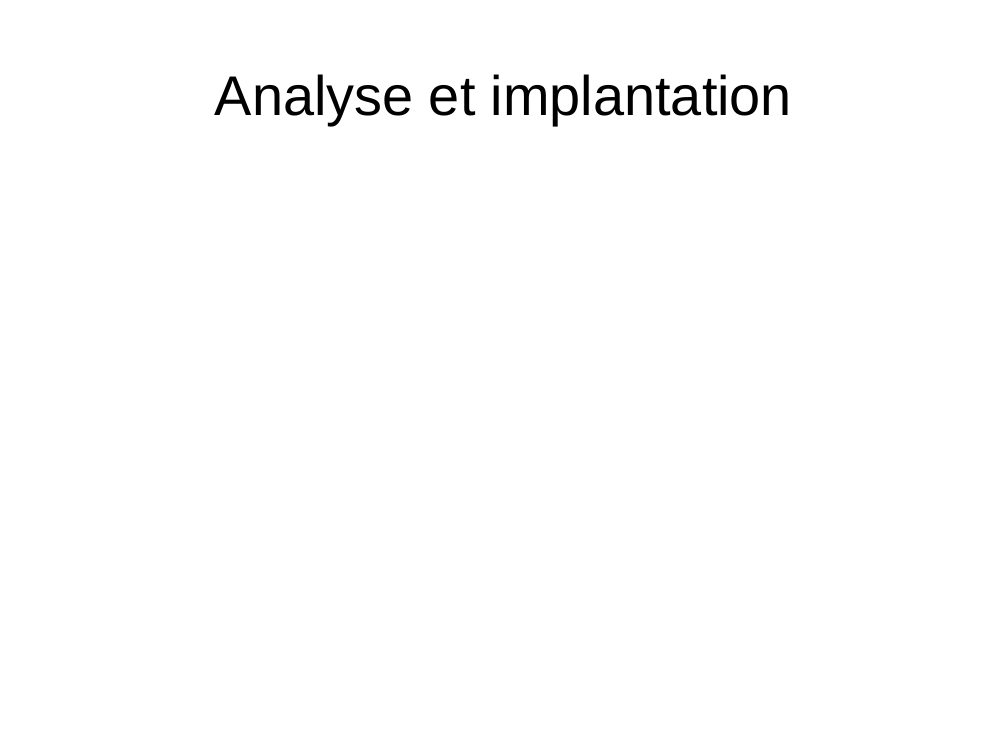
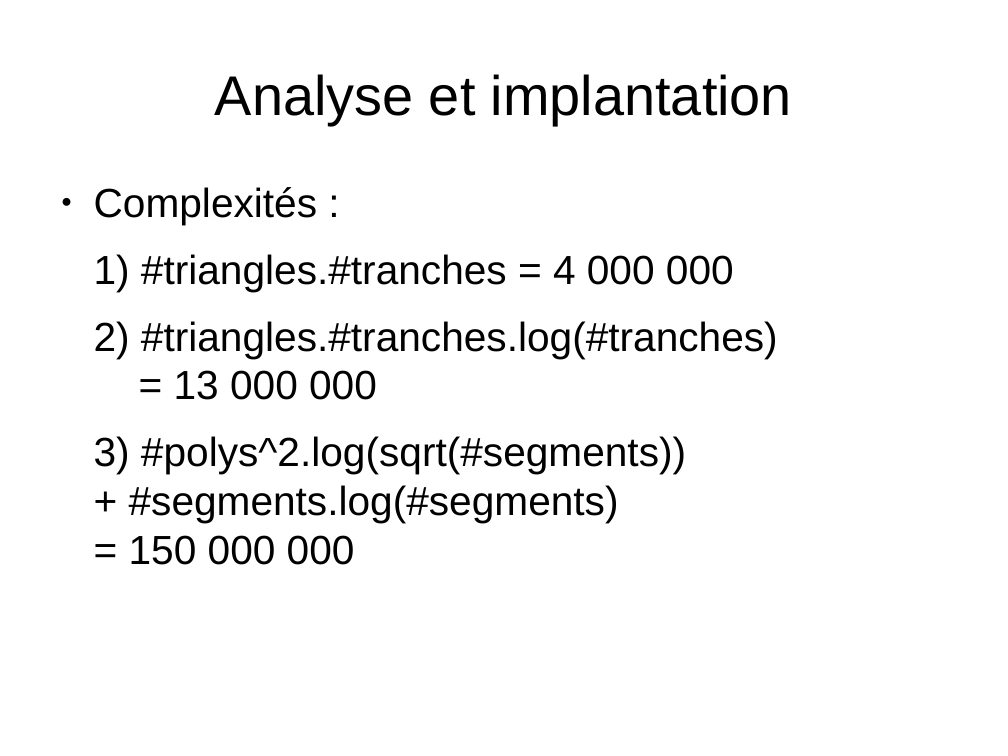
Before and after one commit to wagnerf42/Jimn, a slide deck: slide 13 of soutenance/soutenance.odp. Drawn at 1008x756 pixels with LibreOffice and Linux fonts; fonts in the diff are those of the drawing. Boxes give left, top, right and bottom in pixels: in the first picture for what was removed or moved away, otherwise in the second. Text is boxed around its words. In the diff, an @@ line names an element or a change of style, - is before the commit and + after.

Commit message:
analyse et implantation

```diff
--- a/soutenance/soutenance.odp
+++ b/soutenance/soutenance.odp
@@ text added at (94, 187, 778, 565), 32 pt, text #000000 @@
+● Complexités :
+1) #triangles.#tranches = 4 000 000
+2) #triangles.#tranches.log(#tranches)
+= 13 000 000
+3) #polys^2.log(sqrt(#segments))
++ #segments.log(#segments)
+= 150 000 000
```
Also in this commit, not shown: 4 other slides changed, 1 slide added, 1 slide removed.
